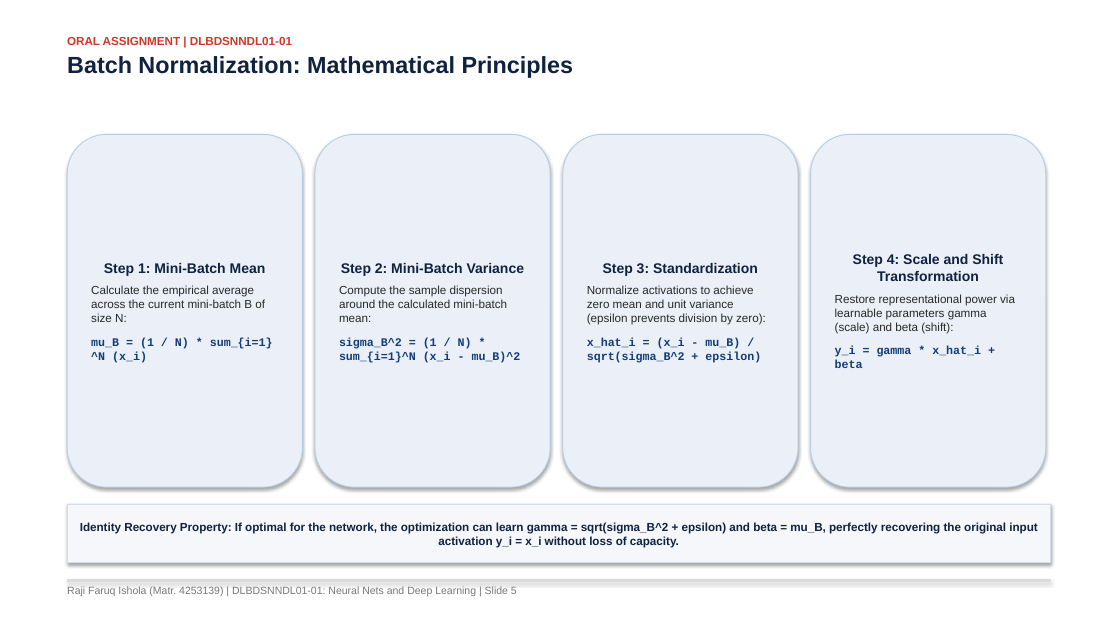
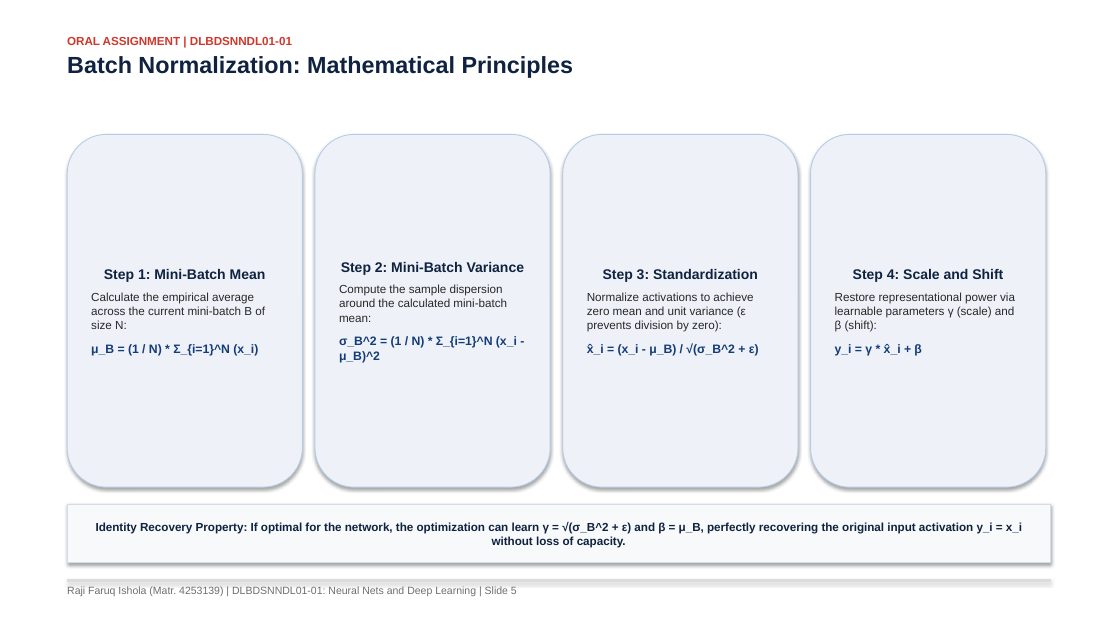
Before and after one commit to rajifaruq2021-hue/dl_batch_normalization_study, a slide deck: slide 5 of presentation/20261103_Raji_FaruqIshola_4253139_DLBDSNNDL01_Presentation.pptx. Drawn at 1120x630 pixels with LibreOffice and Linux fonts; fonts in the diff are those of the drawing. Boxes give left, top, right and bottom in pixels: in the first picture for what was removed or moved away, otherwise in the second. Text is boxed around its words. In the diff, an @@ line names an element or a change of style, - is before the commit and + after.

```diff
--- a/presentation/20261103_Raji_FaruqIshola_4253139_DLBDSNNDL01_Presentation.pptx
+++ b/presentation/20261103_Raji_FaruqIshola_4253139_DLBDSNNDL01_Presentation.pptx
@@ fill #EBF0F8 to #EEF2F8 in 4 elements at bbox=[67, 134, 302, 487], bbox=[315, 134, 550, 487], bbox=[563, 134, 798, 487], bbox=[811, 134, 1046, 487] @@
@@ text in rounded rectangle at bbox=[835, 269, 1015, 356]: text changed @@
-Step 4: Scale and Shift Transformation
-Restore representational power via learnable parameters gamma (scale) and beta (shift):
-y_i = gamma * x_hat_i + beta
+Step 4: Scale and Shift
+Restore representational power via learnable parameters γ (scale) and β (shift):
+y_i = γ * x̂_i + β
@@ text in rounded rectangle at bbox=[587, 292, 759, 356]: text changed @@
-Normalize activations to achieve zero mean and unit variance (epsilon prevents division by zero):
-x_hat_i = (x_i - mu_B) / sqrt(sigma_B^2 + epsilon)
+Normalize activations to achieve zero mean and unit variance (ε prevents division by zero):
+x̂_i = (x_i - μ_B) / √(σ_B^2 + ε)
@@ text in rounded rectangle at bbox=[91, 344, 258, 356]: text changed; size 10 to 10.5 pt; font Courier New to Arial @@
-mu_B = (1 / N) * sum_{i=1}^N (x_i)
+μ_B = (1 / N) * Σ_{i=1}^N (x_i)
@@ text in rounded rectangle at bbox=[339, 336, 517, 363]: text changed; size 10 to 10.5 pt; font Courier New to Arial @@
-sigma_B^2 = (1 / N) * sum_{i=1}^N (x_i - mu_B)^2
+σ_B^2 = (1 / N) * Σ_{i=1}^N (x_i - μ_B)^2
@@ rectangle "Identity Recovery Property: If optimal ..." at bbox=[67, 504, 1050, 563]: fill #F5F7FA to #F8F9FA @@
@@ text in rectangle at bbox=[96, 521, 1022, 547]: text changed @@
-Identity Recovery Property: If optimal for the network, the optimization can learn gamma = sqrt(sigma_B^2 + epsilon) and beta = mu_B, perfectly recovering the original input activation y_i = x_i without loss of capacity.
+Identity Recovery Property: If optimal for the network, the optimization can learn γ = √(σ_B^2 + ε) and β = μ_B, perfectly recovering the original input activation y_i = x_i without loss of capacity.
```
Also in this commit, not shown: 14 other slides changed, 4 other files.
